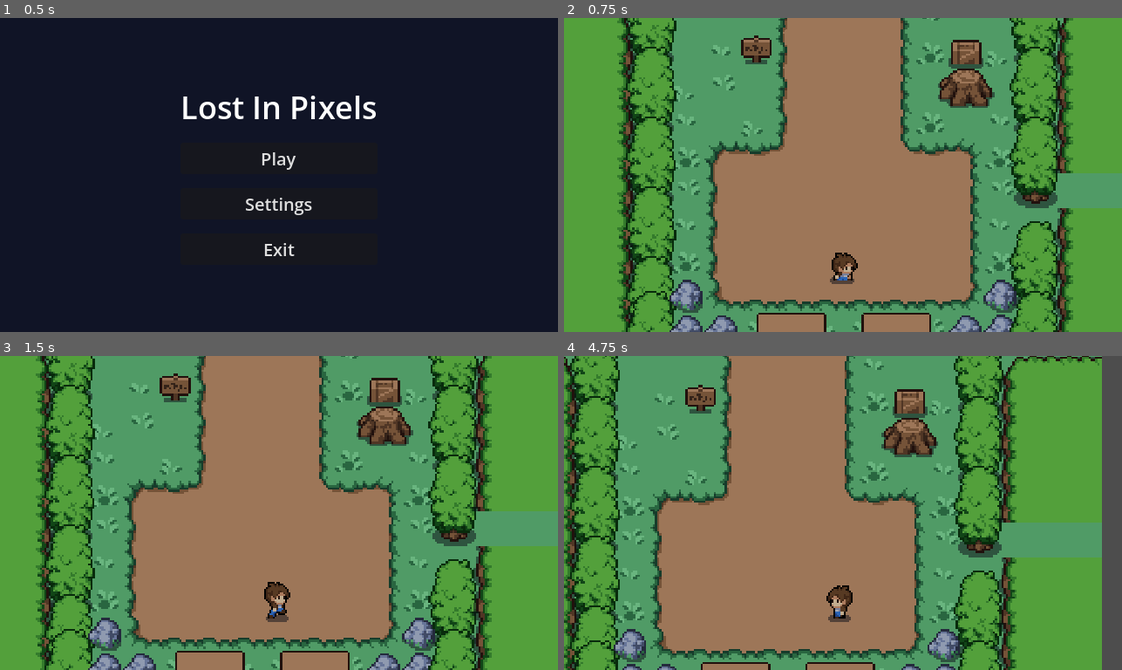
Above: before the commit, frames 1-4 (two rows, left to right).
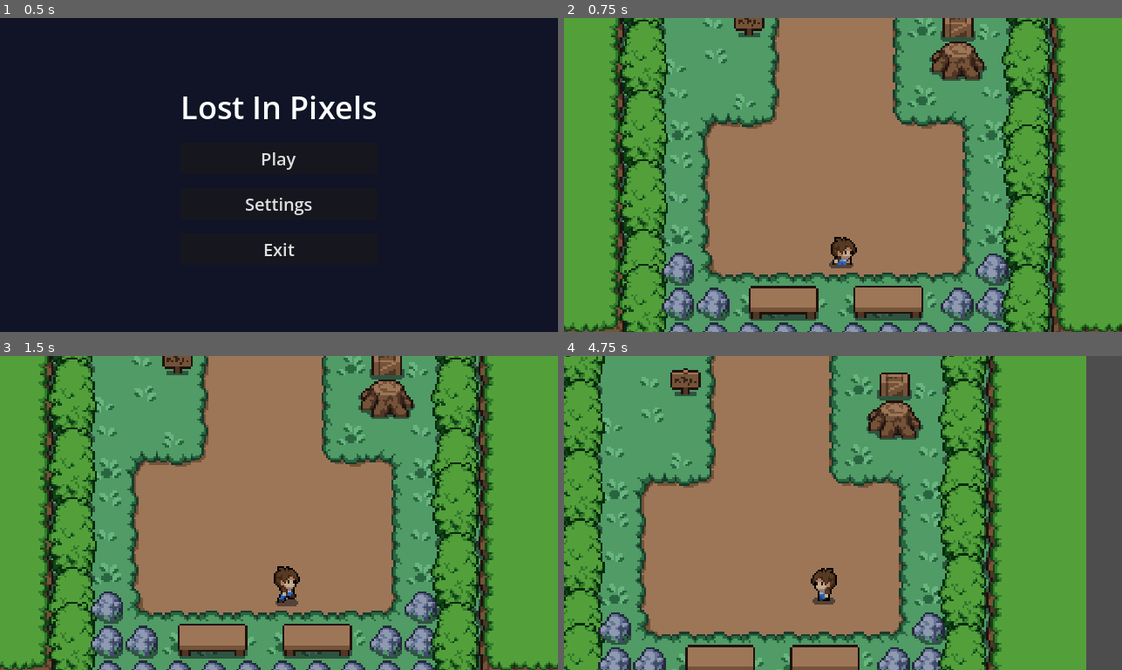
Above: after the commit, the same moments.

Repository: shaazbyte/LostInPixels
Game: Godot game, scene res://scenes/ui/mainmenu.tscn
The game is run twice, just before and just after one commit, with the same random seed, the same clock (stepped at 60 frames per second) and the same inputs.
Inputs (mouse positions are in pixels of both pictures, inside the frame that each line leads up to):
- Up to frame 1 (0.5 s): no input
- Up to frame 2 (0.75 s): click "Play" at 0.5 s
- Up to frame 3 (1.5 s): tap Enter at 1.25 s; move the mouse to (401, 497) at 1.27 s; hold Right (ui_right) from 1.28 s (still down); tap Alt at 1.35 s; click (401, 497) at 1.42 s
- Up to frame 4 (4.75 s): move the mouse to (731, 528) at 2.02 s; release Right (ui_right) at 2.03 s; hold Down (ui_down) 2.03-2.78 s; tap Shift at 2.1, 3.6 s; move the mouse to (898, 443) at 2.77 s; hold Right (ui_right) 2.78-3.53 s; tap Alt at 2.85, 4.35 s; move the mouse to (815, 575) at 3.52 s; hold Up (ui_up) 3.53-4.28 s; click (815, 575) at 3.67 s; move the mouse to (1010, 560) at 4.27 s; hold Left (ui_left) from 4.28 s (still down)

Frame 1 is identical in both runs. In frame 2, 39% of the frame differs, in the area x 0-100%, y 0-100%; in frame 3, 35%; in frame 4, 43%, in the area x 0-97%, y 0-100%.

Commit message:
make camera movement and renaming scenes

Diff:
--- a/scenes/level/level_1.tscn
+++ b/scenes/level/level_1.tscn
@@ -712,7 +712,7 @@
 "speed": 5.0
 }]
 
-[node name="level1" type="Node2D" unique_id=2097809636]
+[node name="forest_entrance" type="Node2D" unique_id=2097809636]
 
 [node name="ground" type="TileMapLayer" parent="." unique_id=227544406]
 texture_filter = 1
@@ -726,24 +726,28 @@
 [node name="decor" type="TileMapLayer" parent="world" unique_id=1554862425]
 y_sort_enabled = true
 scale = Vector2(2.5, 2.5)
-tile_map_data = PackedByteArray("AAABAP//AwADAAQAAAABAAAAAwA …(1456 unchanged characters)… AAAAAAAAJAAgAAgAKAAAAAAAGAAgAAgAKAAAAAAA=")
+tile_map_data = PackedByteArray("AAABAP//AwADAAQAAAABAAAAAwA …(1456 unchanged characters)… AAAAAAAAJAAgAAgAKAAAAAAAGAAgAAgAKAAAAAAAOAAQAAwABAAUAAAAPAAQAAwACAAUAAAAQAAQAAwACAAUAAAANAAQAAgAIAAYAAAA=")
 tile_set = SubResource("TileSet_mdxdl")
 
-[node name="player" type="CharacterBody2D" parent="world" unique_id=73712739]
+[node name="Kai" type="CharacterBody2D" parent="world" unique_id=73712739]
 y_sort_enabled = true
 texture_filter = 1
+position = Vector2(8, 13)
 script = ExtResource("5_0f3yk")
 
-[node name="CollisionShape2D" type="CollisionShape2D" parent="world/player" unique_id=818781522]
+[node name="CollisionShape2D" type="CollisionShape2D" parent="world/Kai" unique_id=818781522]
 position = Vector2(320, 269)
 shape = SubResource("CircleShape2D_ptqrd")
 
-[node name="AnimatedSprite2D" type="AnimatedSprite2D" parent="world/player" unique_id=719524275]
+[node name="AnimatedSprite2D" type="AnimatedSprite2D" parent="world/Kai" unique_id=719524275]
 position = Vector2(316, 249)
 scale = Vector2(2, 2)
 sprite_frames = SubResource("SpriteFrames_blkt8")
 animation = &"death"
 frame_progress = 0.8407417
 
-[node name="Camera2D" type="Camera2D" parent="world/player" unique_id=4013773]
-position = Vector2(319, 162)
+[node name="Camera2D" type="Camera2D" parent="world/Kai" unique_id=4013773]
+anchor_mode = 0
+position_smoothing_enabled = true
+drag_horizontal_enabled = true
+drag_vertical_enabled = true
